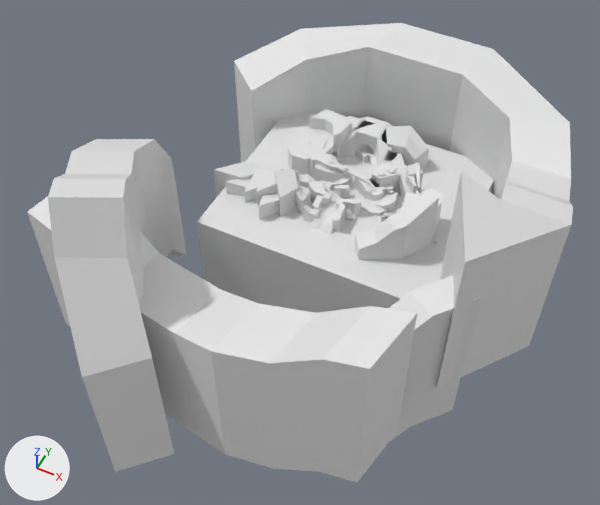
One commit to the FBX model Assets/Blender/Environments/03-icycanals-environment.fbx: the scene before it, then after it.
One viewpoint serves both versions: a camera (50 mm lens) standing at (737.0, -1945.0, 1836.0) and looking at (-30.0, -412.0, -81.0). Lighting does not change. The marker at lower left points along +X, +Y and +Z. The older version comes first. Vertices at exactly the same position are counted once.

In view in the first picture: 'GlyphEnvironmentBG', 'GlyphEnvironmentGroundB', 'GlyphEnvironmentGroundWater', 'GlyphEnvironmentSpikes', 'GlyphEnvironmentSpikes.001' and 1 more.
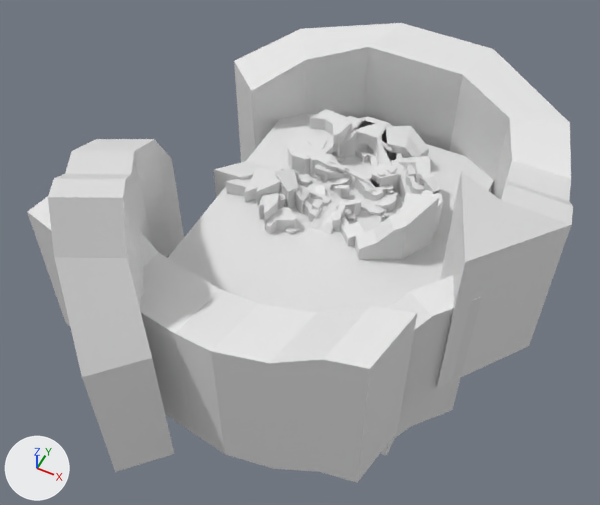
The change, as a diff of the scene's bpy script:
```diff
--- a/Assets/Blender/Environments/03-icycanals-environment.fbx.py
+++ b/Assets/Blender/Environments/03-icycanals-environment.fbx.py
@@ me_cube_015 @@
 # used by ob_glyphenvironmentspikes; location = (0.0, 0.0, 0.0)
-me_cube_015.from_pydata(...)  # 908 vertices, 688 faces; spans x -279.0..331.0, y -404.0..103.0, z -577.0..168.0
+me_cube_015.from_pydata(...)  # 1195 vertices, 873 faces; spans x -279.0..331.0, y -430.0..103.0, z -577.0..168.0
+# me_cube_015 part 1: a new loose piece of 38 vertices spanning x -184.0..-62.0, y -430.0..-309.0, z -493.0..58.0, in mat_material (white #e7e7e7)
+# me_cube_015 part 2: 50 vertices moved from x -129.0..300.0, y -350.0..-100.0, z -484.0..72.0 to x -120.0..284.0, y -316.0..-86.0, z -493.0..96.0; 53 vertices removed from x -190.0..300.0, y -331.0..-38.0, z -484.0..103.0; 302 vertices added at x -166.0..303.0, y -393.0..-1.0, z -498.0..117.0
 me_cube_015.materials.append(mat_material)
@@ me_cube_014 @@
 # used by ob_glyphenvironmentgroundwater; location = (0.0, 0.0, 0.0)
 # verts and faces of me_cube_014; kept vertices keep their numbers, new ones are numbered from 8
 # before: 2 (414.0, -486.0, -25.0), 3 (-350.0, -486.0, -25.0) at pixel (196, 221), 5 (414.0, -486.0, -525.0), 7 (-350.0, -486.0, -525.0)
-me_cube_014.from_pydata(...)  # 8 vertices, 6 faces; spans x -350.0..414.0, y -486.0..176.0, z -525.0..-25.0
+me_cube_014.from_pydata(...)  # 136 vertices, 116 faces; spans x -350.0..414.0, y -698.0..176.0, z -526.0..-2.0
+# me_cube_014 part 3: a new loose piece of 32 vertices spanning x -136.0..-105.0, y -199.0..-159.0, z -503.0..-2.0, in mat_material (white #e7e7e7)
+# me_cube_014 part 4: a new loose piece of 16 vertices spanning x -109.0..-33.0, y -365.0..-287.0, z -526.0..-19.0, in mat_material (white #e7e7e7)
+# me_cube_014 part 5: a new loose piece of 16 vertices spanning x -113.0..-81.0, y -152.0..-118.0, z -511.0..-11.0, in mat_material (white #e7e7e7)
+# me_cube_014 part 6
+for i in [2, 3, 5, 7]: verts[i] += (0.0, -212.0, 0.0)
+# other edits to the shape of me_cube_014 do not show in these pictures
 me_cube_014.materials.append(mat_material)
```

Where the change shows, as pixel boxes [x1, y1, x2, y2] in the pictures (600 x 505 px; the box of a moved part takes in the faces that stretch with it):
'GlyphEnvironmentGroundWater', reshaped: before [197, 114, 494, 313]; after [168, 114, 494, 456]
part 1 of me_cube_015, added: after [263, 193, 297, 234]
part 2 of me_cube_015, reshaped: before [256, 153, 423, 229]; after [256, 153, 440, 260]
part 3 of me_cube_014, added: after [300, 174, 311, 187]
part 4 of me_cube_014, added (mostly hidden): after [294, 212, 308, 224]
part 5 of me_cube_014, added (mostly hidden): after [314, 174, 322, 181]
part 6 of me_cube_014, moved or reshaped: before [197, 154, 454, 313]; after [168, 154, 454, 456]
